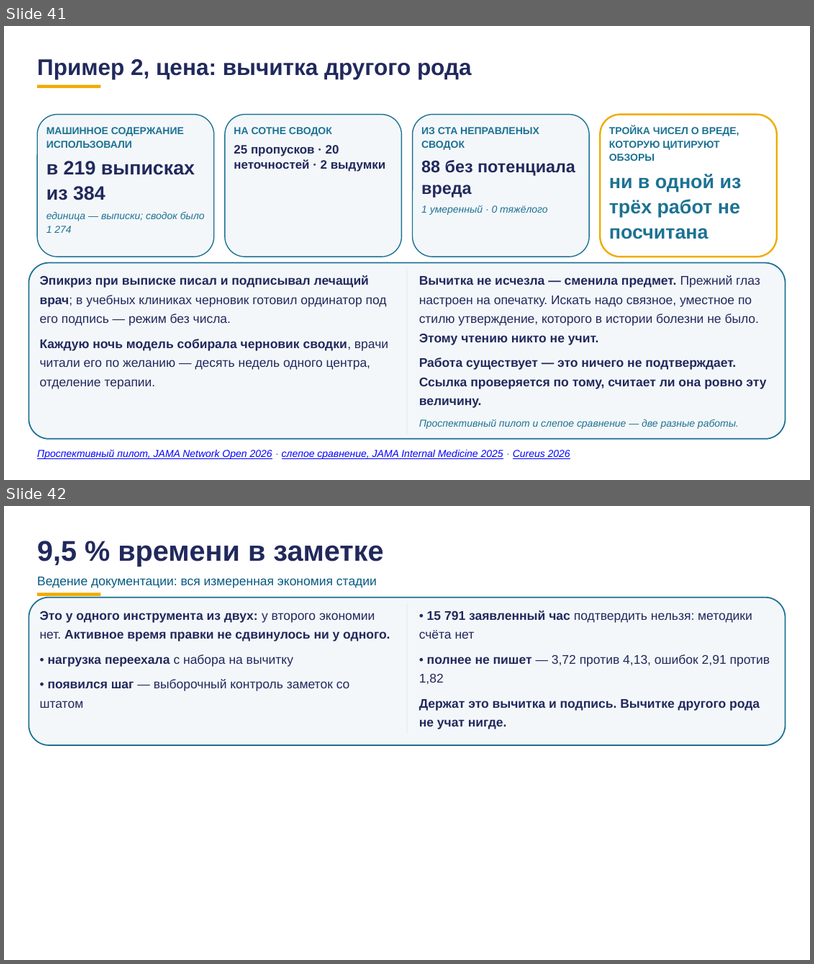
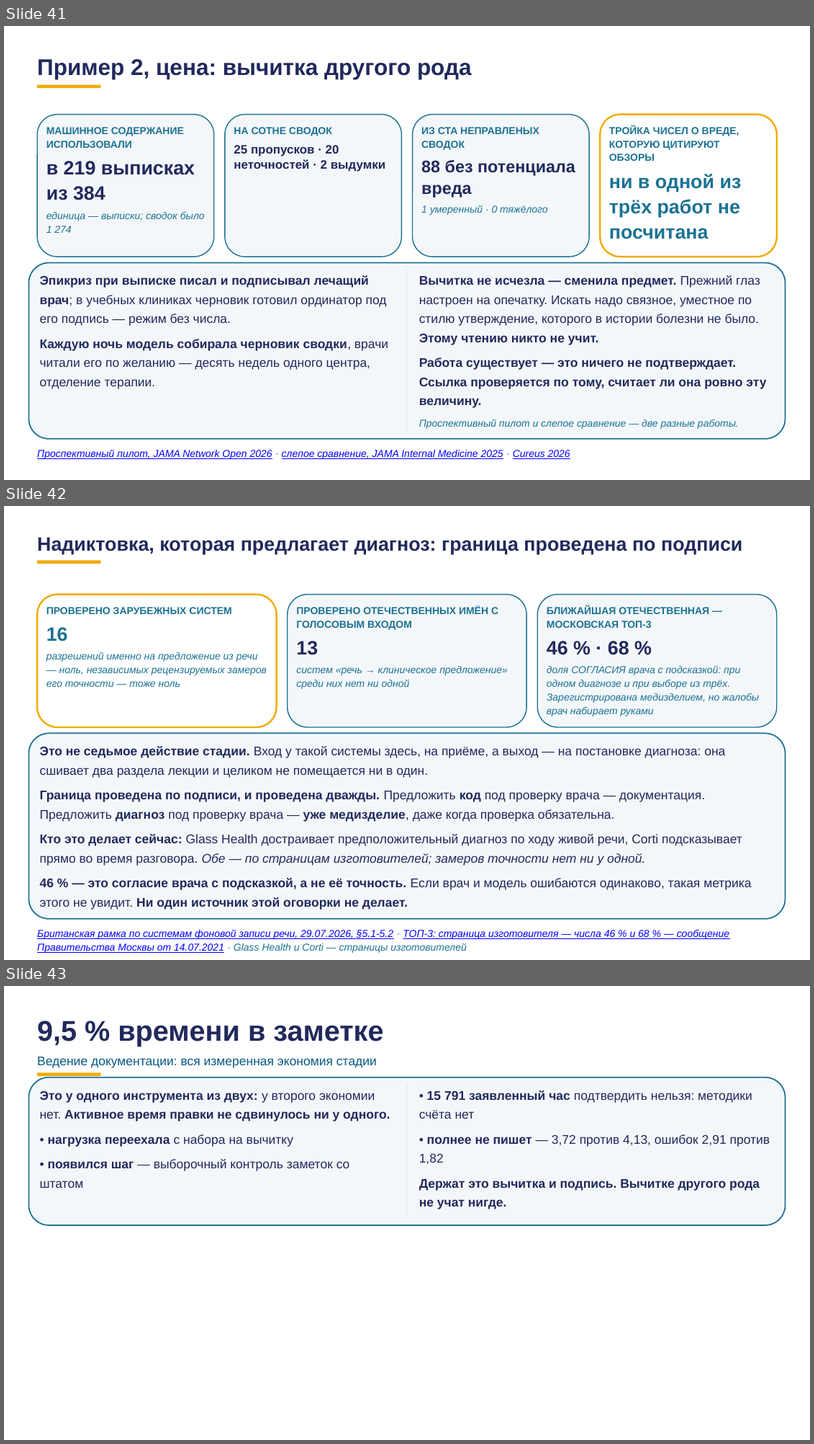
Before and after one commit to tellina-study/AI-usage-lessons, a slide deck: library/lectures/lec-07/rework/deck/lec-07-karkas.pptx. Shown one above the other, each under a label of ours: slides 41 and 42 before the commit, slides 41, 42 and 43 after it. The pictures are 814x964 and 814x1444 pixels, drawn with LibreOffice and Linux fonts; fonts in the diff are those of the drawing. Boxes give left, top, right and bottom in pixels: in the first picture for what was removed or moved away, otherwise in the second. Text is boxed around its words. In the diff, an @@ line names an element or a change of style, - is before the commit and + after.

```diff
--- a/library/lectures/lec-07/rework/deck/lec-07-karkas.pptx
+++ b/library/lectures/lec-07/rework/deck/lec-07-karkas.pptx
@@ slide 42 added at (x1=4, y1=506, x2=810, y2=960), background #FFFFFF @@
@@ text added at (x1=37, y1=537, x2=743, y2=555), 23 pt, text #21295C, bold @@
+Надиктовка, которая предлагает диагноз: граница проведена по подписи
@@ rectangle added at (x1=37, y1=561, x2=100, y2=564), fill #F0AB00 @@
@@ rounded rectangle added at (x1=37, y1=595, x2=277, y2=727), fill #FFFFFF, outline #F0AB00 2 pt @@
@@ text added at (x1=46, y1=607, x2=232, y2=614), 12 pt, text #1C7293, bold @@
+ПРОВЕРЕНО ЗАРУБЕЖНЫХ СИСТЕМ
@@ rounded rectangle added at (x1=288, y1=595, x2=527, y2=727), fill #F4F7FA, outline #1C7293 1.2 pt @@
@@ text added at (x1=296, y1=606, x2=499, y2=630), 12 pt, text #1C7293, bold @@
+ПРОВЕРЕНО ОТЕЧЕСТВЕННЫХ ИМЁН С ГОЛОСОВЫМ ВХОДОМ
@@ rounded rectangle added at (x1=538, y1=595, x2=778, y2=727), fill #F4F7FA, outline #1C7293 1.2 pt @@
@@ text added at (x1=547, y1=606, x2=710, y2=628), 12 pt, text #1C7293, bold @@
+БЛИЖАЙШАЯ ОТЕЧЕСТВЕННАЯ — МОСКОВСКАЯ ТОП-3
@@ text added at (x1=46, y1=627, x2=68, y2=641), 23 pt, text #1C7293, bold @@
+16
@@ text added at (x1=46, y1=652, x2=267, y2=687), 12 pt, text #1C7293, italic @@
+разрешений именно на предложение из речи — ноль, независимых рецензируемых замеров его точности — тоже ноль
@@ text added at (x1=296, y1=641, x2=318, y2=655), 23 pt, text #21295C, bold @@
+13
@@ text added at (x1=547, y1=641, x2=630, y2=655), 23 pt, text #21295C, bold @@
+46 % · 68 %
@@ text added at (x1=296, y1=666, x2=508, y2=689), 12 pt, text #1C7293, italic @@
+систем «речь → клиническое предложение» среди них нет ни одной
@@ text added at (x1=547, y1=666, x2=759, y2=716), 12 pt, text #1C7293, italic @@
+доля СОГЛАСИЯ врача с подсказкой: при одном диагнозе и при выборе из трёх. Зарегистрирована медизделием, но жалобы врач набирает руками
@@ rounded rectangle added at (x1=28, y1=733, x2=786, y2=919), fill #F4F7FA, outline #1C7293 1.5 pt @@
@@ text added at (x1=40, y1=746, x2=751, y2=909), 15 pt, text #21295C @@
+Это не седьмое действие стадии. Вход у такой системы здесь, на приёме, а выход — на постановке диагноза: она сшивает два раздела лекции и целиком не помещается ни в один.
+Граница проведена по подписи, и проведена дважды. Предложить код под проверку врача — документация. Предложить диагноз под проверку врача — уже медизделие, даже когда проверка обязательна.
+Кто это делает сейчас: Glass Health достраивает предположительный диагноз по ходу живой речи, Corti подсказывает прямо во время разговора. Обе — по страницам изготовителей; замеров точности нет ни у одной.
+46 % — это согласие врача с подсказкой, а не её точность. Если врач и модель ошибаются одинаково, такая метрика этого не увидит. Ни один источник этой оговорки не делает.
@@ text added at (x1=37, y1=929, x2=730, y2=952), 12 pt, text #0000FF, italic, underline @@
+Британская рамка по системам фоновой записи речи, 29.07.2026, §5.1-5.2 · ТОП-3: страница изготовителя — числа 46 % и 68 % — сообщение Правительства Москвы от 14.07.2021 · Glass Health и Corti — страницы изготовителей
@@ what was slide 42 is now slide 43 @@
```
Also in this commit, not shown: 1 slide changed, 3 other files.
